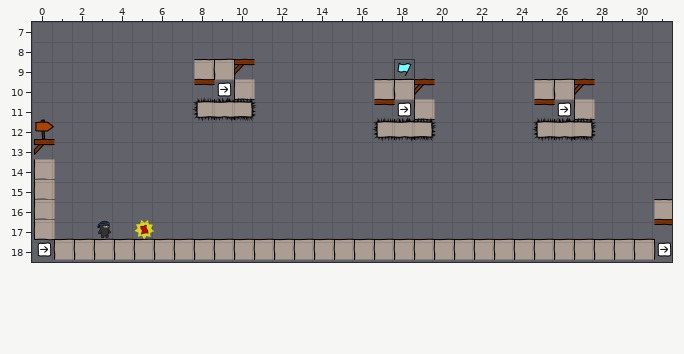
Tiled map, stored at raw/levelconverter/maps/n46.tmx. The first picture shows the starting point.
Cells are 40x40 px. Shown: x 0..31, y 7..18. Tiles whose own drawing changed are shown in their newer look in all pictures.
And afterwards:
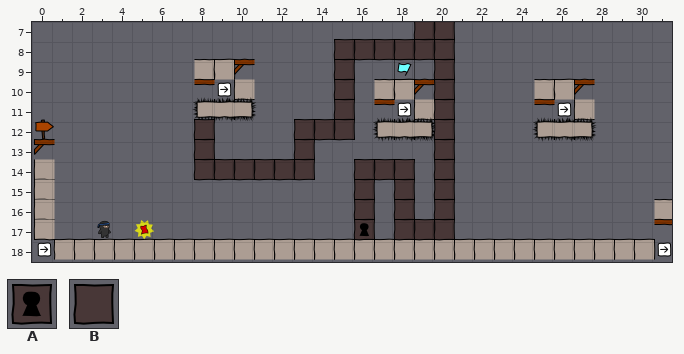
Key: from "objectpalette": A 21, B 22.
_ is an empty cell.
Changes in this commit:
Layer "objects":
y 7: x 19..20 __ -> BB
y 8: x 15..20 ______ -> BBBBBB
y 9..11: x 15 _ -> B; x 20 _ -> B
y 12: x 8 _ -> B; x 13..15 ___ -> BBB; x 20 _ -> B
y 13: x 8 _ -> B; x 13 _ -> B; x 20 _ -> B
y 14: x 8..13 ______ -> BBBBBB; x 16..18 ___ -> BBB; x 20 _ -> B
y 15..16: x 16 _ -> B; x 18 _ -> B; x 20 _ -> B
y 17: x 16 _ -> A; x 18..20 ___ -> BBB
Changed places in both pictures, as pixel boxes (x1, y1, x2, y2):
added: (193, 22, 455, 241)
